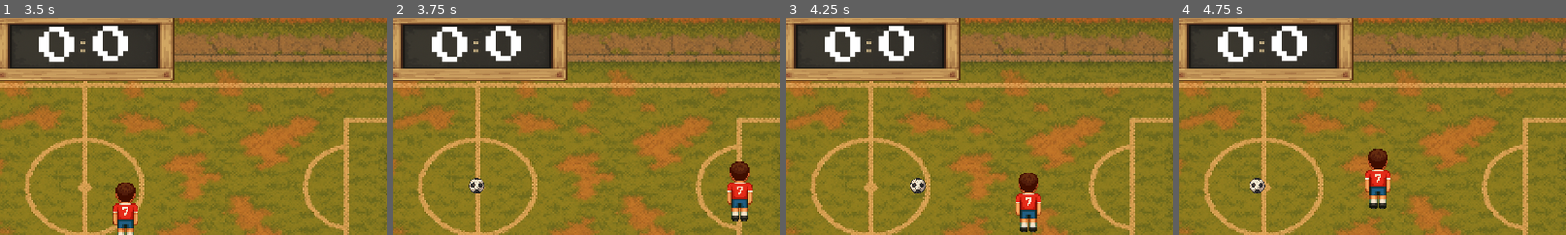
Above: before the commit, frames 1-4 (left to right).
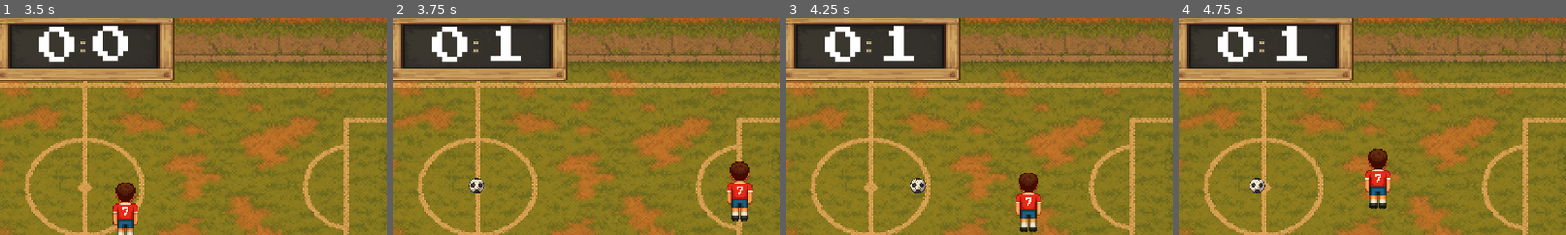
Above: after the commit, the same moments.

Repository: supervi5w4/footballpong
Game: Godot game, scene res://scenes/menu.tscn
Two runs of this game, one before a commit and one after it. Both use one fixed random seed, a clock stepped at 60 frames per second and the inputs below.
Inputs:
- Up to frame 1 (3.5 s): click "Играть" at 0.5 s; hold Right (ui_right) 1.28-2.03 s; hold Down (ui_down) 2.03-2.78 s; hold Right (ui_right) from 2.78 s (still down)
- Up to frame 2 (3.75 s): release Right (ui_right) at 3.53 s; hold Up (ui_up) from 3.53 s (still down)
- Up to frame 3 (4.25 s): keep holding Up (ui_up)
- Up to frame 4 (4.75 s): release Up (ui_up) at 4.28 s; hold Left (ui_left) from 4.28 s (still down)
The pictures show only the part of the screen within x 35-85%, y 10-60%; the shares and areas given below are measured in that part.

Frame 1 is identical in both runs. In frame 2, 1.0% of the frame differs, in the area x 23-34%, y 3-21%; in frame 3, 1.0%; in frame 4, 1.0%.
Error after the commit: Invalid assignment of property or key 'text' with value of type 'String' on a base object of type 'Nil'. (res://scenes/game.gd:33)

Commit message:
Чиним гол

Diff:
--- a/scenes/game.gd
+++ b/scenes/game.gd
@@ -1,38 +1,45 @@
-# scenes/game.gd вЂ“ corrected root controller for Football Pong
-#
-# Handles resetting the ball and paddles after each goal.  The original
-# implementation referenced child nodes by names that did not match the
-# scene, which caused the paddles to never reset.  This version searches
-# for both the legacy and current node names to remain robust across
-# variations of the scene.
+# ------------------------------------------------------------
+#  game.gd – Главный скрипт игровой сцены (Game.tscn)
+#  Отвечает за логику раунда, управление мячом и обновление табло
+#  Требует:
+#    - Менеджер счета Score (score_manager.gd, Autoload как "Score")
+#    - Узлы UI/ScoreLeft и UI/ScoreRight (Label) для табло
+# ------------------------------------------------------------
+
 extends Node2D
 class_name Game
 
-@onready var ball: RigidBody2D = $Ball
-var player_paddle: CharacterBody2D
-var ai_paddle: CharacterBody2D
+@onready var ball: RigidBody2D          = $Ball
+@onready var player_paddle: CharacterBody2D = $PlayerPaddle
+@onready var ai_paddle: CharacterBody2D     = $AiPaddle
+@onready var score_left_label: Label        = $UI/ScoreLeft
+@onready var score_right_label: Label       = $UI/ScoreRight
 
 func _ready() -> void:
-	# Locate the player paddle.  Some scenes may name it "PlayerPaddle"
-	# while older versions may use "Player".  Use the first that exists.
-	player_paddle = get_node_or_null("PlayerPaddle")
-	if player_paddle == null:
-		player_paddle = get_node_or_null("Player")
+	# Сразу показываем счет на табло при запуске игры
+	_update_scoreboard()
+	# (Если надо: подписка на сигнал изменения счета – опционально)
+	# Можно добавить сброс счета перед матчем:
+	# Score.left = 0
+	# Score.right = 0
+	# _update_scoreboard()
 
-	# Locate the AI paddle.  Similarly handle both naming conventions.
-	ai_paddle = get_node_or_null("AiPaddle")
-	if ai_paddle == null:
-		ai_paddle = get_node_or_null("AI")
+func _process(_delta: float) -> void:
+	# Каждый кадр обновляем табло – простой, но рабочий способ
+	_update_scoreboard()
+
+func _update_scoreboard() -> void:
+	# Обновляем надписи табло с актуальным счетом
+	score_left_label.text  = str(Score.left)
+	score_right_label.text = str(Score.right)
 
 func reset_round() -> void:
-	# Restart the ball.
-	if ball and ball.has_method("respawn"):
+	# Возвращаем мяч и ракетки на стартовые позиции
+	if ball:
 		ball.respawn()
-
-	# Reset the player paddle to its starting position if the method exists.
 	if player_paddle and player_paddle.has_method("reset_position"):
 		player_paddle.reset_position()
-
-	# Reset the AI paddle as well.
 	if ai_paddle and ai_paddle.has_method("reset_position"):
 		ai_paddle.reset_position()
+	# Сбросить табло после раунда (по желанию)
+	_update_scoreboard()
